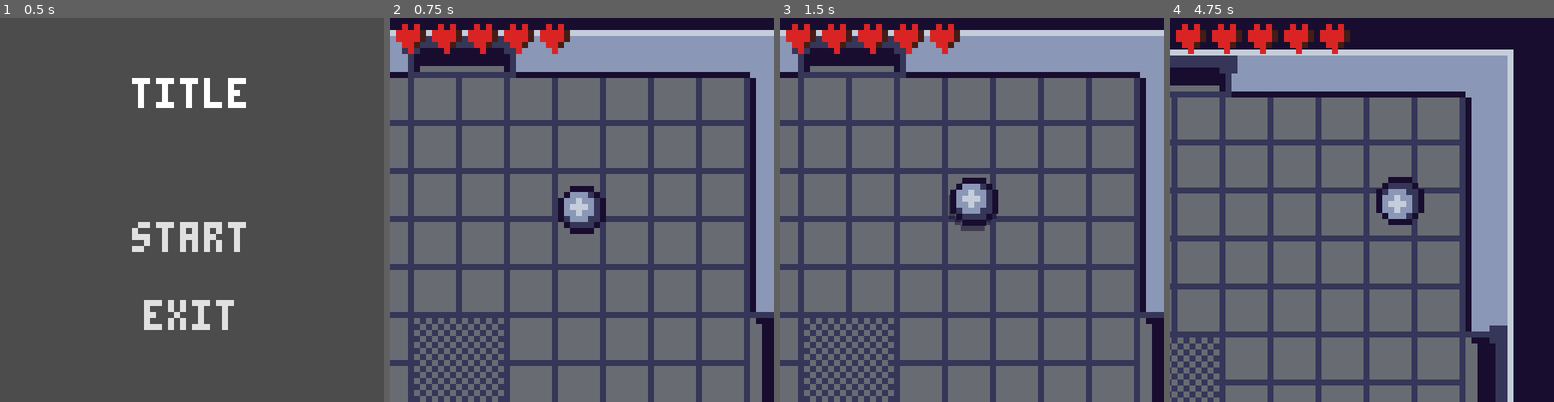
Above: before the commit, frames 1-4 (left to right).
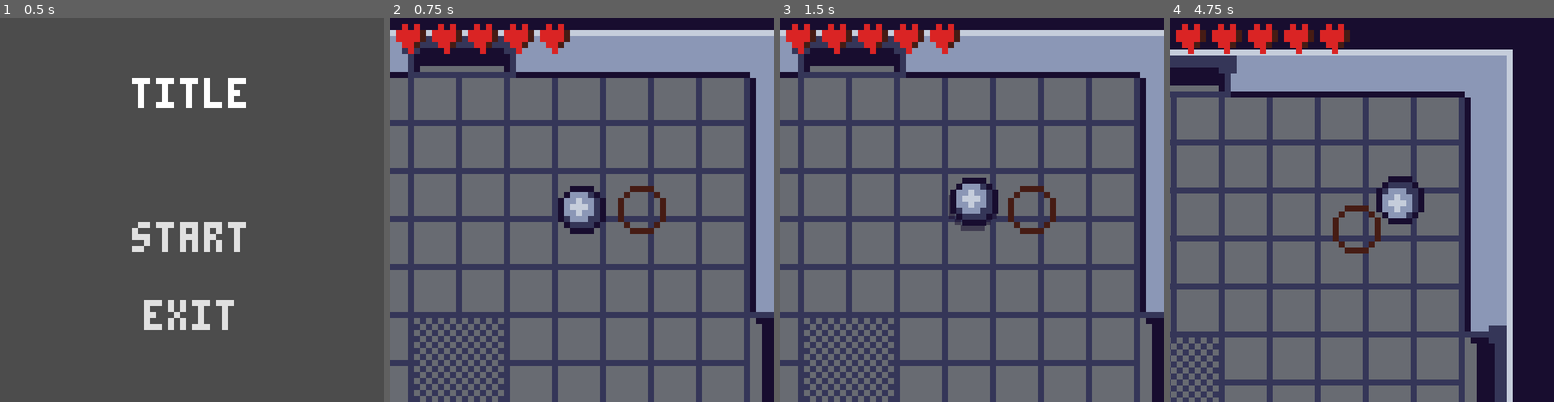
Above: after the commit, the same moments.

Repository: svntax/LowRezJam2020
Game: Godot game, scene res://Main.tscn
Same seed, same stepped clock (60 frames per second), same inputs: the game is played once before the commit and once after it.
Inputs (mouse positions are in pixels of both pictures, inside the frame that each line leads up to):
- Up to frame 1 (0.5 s): no input
- Up to frame 2 (0.75 s): click "START" at 0.5 s
- Up to frame 3 (1.5 s): tap Enter at 1.25 s; move the mouse to (952, 286) at 1.27 s; click (952, 286) at 1.35 s
- Up to frame 4 (4.75 s): move the mouse to (1477, 267) at 2.02 s; right-click (1477, 267) at 2.1 s; move the mouse to (1246, 152) at 2.77 s; click (1246, 152) at 2.85 s; move the mouse to (1381, 210) at 3.52 s; right-click (1381, 210) at 3.6 s; move the mouse to (1304, 114) at 4.27 s; click (1304, 114) at 4.35 s

Frame 1 is identical in both runs. In frame 2, 0.5% of the frame differs, in the area x 59-72%, y 43-57%; in frame 3, 0.5%; in frame 4, 3.3%, in the area x 0-90%, y 8-100%.

Commit message:
Added poolball enemy that has basic knockback.

Diff:
--- /dev/null
+++ b/Enemies/PoolBallEnemy.gd
@@ -0,0 +1,26 @@
+extends KinematicBody2D
+
+const STOP_THRESHOLD = 0.0015
+onready var damping = 0.95
+onready var velocity : Vector2 = Vector2()
+onready var reflected_velocity : Vector2 = Vector2()
+
+func _physics_process(_delta):
+	var collision = move_and_collide(velocity + reflected_velocity)
+	if collision:
+		velocity = velocity.bounce(collision.normal)
+
+	velocity *= damping
+
+	if velocity.length() <= STOP_THRESHOLD:
+		velocity.x = 0
+		velocity.y = 0
+
+	if reflected_velocity.length() > 0:
+		reflected_velocity = reflected_velocity.linear_interpolate(Vector2.ZERO, 0.12)
+
+func set_velocity(vel : Vector2) -> void:
+	velocity = vel
+
+func knockback(impulse : Vector2) -> void:
+	velocity += impulse
--- /dev/null
+++ b/Enemies/PoolBallEnemy.tscn
@@ -0,0 +1,17 @@
+[gd_scene load_steps=4 format=2]
+
+[ext_resource path="res://Enemies/poolball_outline.png" type="Texture" id=1]
+[ext_resource path="res://Enemies/PoolBallEnemy.gd" type="Script" id=3]
+
+[sub_resource type="CircleShape2D" id=1]
+radius = 4.0
+
+[node name="PoolBallEnemy" type="KinematicBody2D"]
+script = ExtResource( 3 )
+
+[node name="Collision" type="CollisionShape2D" parent="."]
+shape = SubResource( 1 )
+
+[node name="Base" type="Sprite" parent="."]
+light_mask = 3
+texture = ExtResource( 1 )
--- a/LevelGeneration/Rooms/TestRoom.tscn
+++ b/LevelGeneration/Rooms/TestRoom.tscn
@@ -1,8 +1,9 @@
-[gd_scene load_steps=4 format=2]
+[gd_scene load_steps=5 format=2]
 
 [ext_resource path="res://LevelGeneration/DungeonTileset.tres" type="TileSet" id=1]
 [ext_resource path="res://Environment/Pots/PotNormal.tscn" type="PackedScene" id=2]
 [ext_resource path="res://LevelGeneration/Door.tscn" type="PackedScene" id=3]
+[ext_resource path="res://Enemies/PoolBallEnemy.tscn" type="PackedScene" id=4]
 
 [node name="TestRoom" type="Node2D"]
 __meta__ = {
@@ -42,3 +43,6 @@
 [node name="SouthDoor" parent="." instance=ExtResource( 3 )]
 position = Vector2( 64, 116 )
 rotation = -3.14159
+
+[node name="PoolBallEnemy" parent="." instance=ExtResource( 4 )]
+position = Vector2( 94, 38 )
--- a/Player/Player.gd
+++ b/Player/Player.gd
@@ -60,6 +60,8 @@
 			else:
 				# No recoil
 				pass
+		elif collision.collider.has_method("knockback"):
+			collision.collider.knockback(velocity * 0.8)
 
 	velocity *= damping
 
Binary file added: Enemies/poolball_outline.png
Not shown, added: Enemies/poolball_outline.png.import
